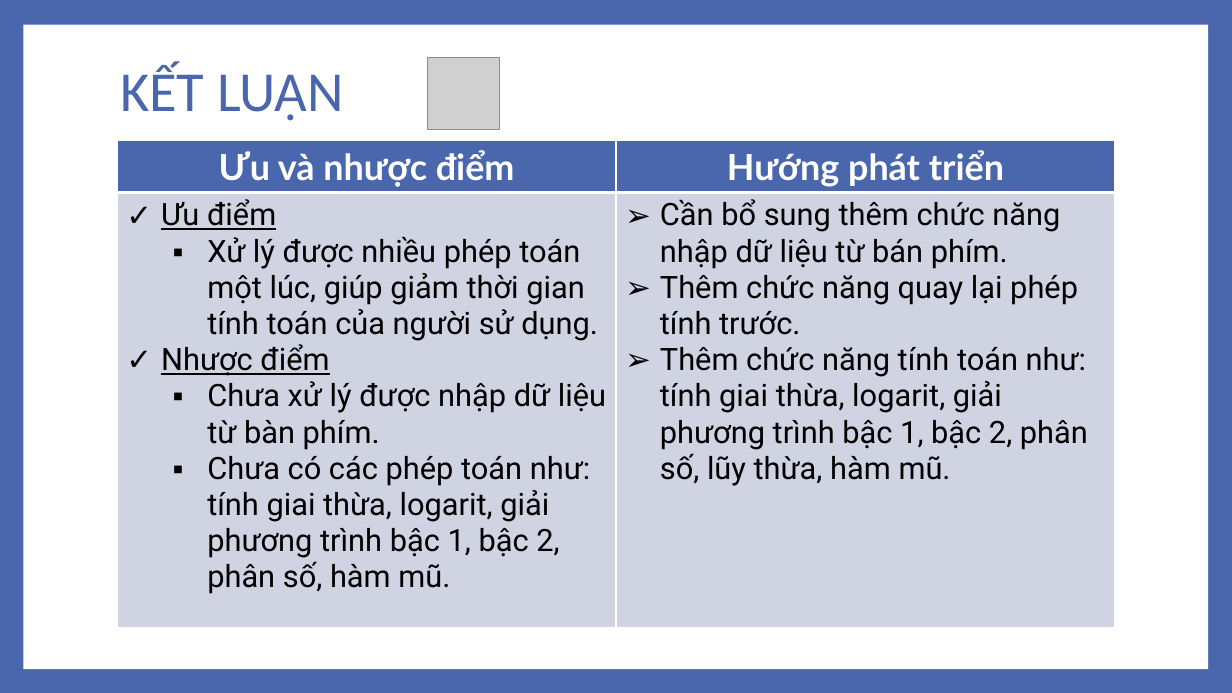
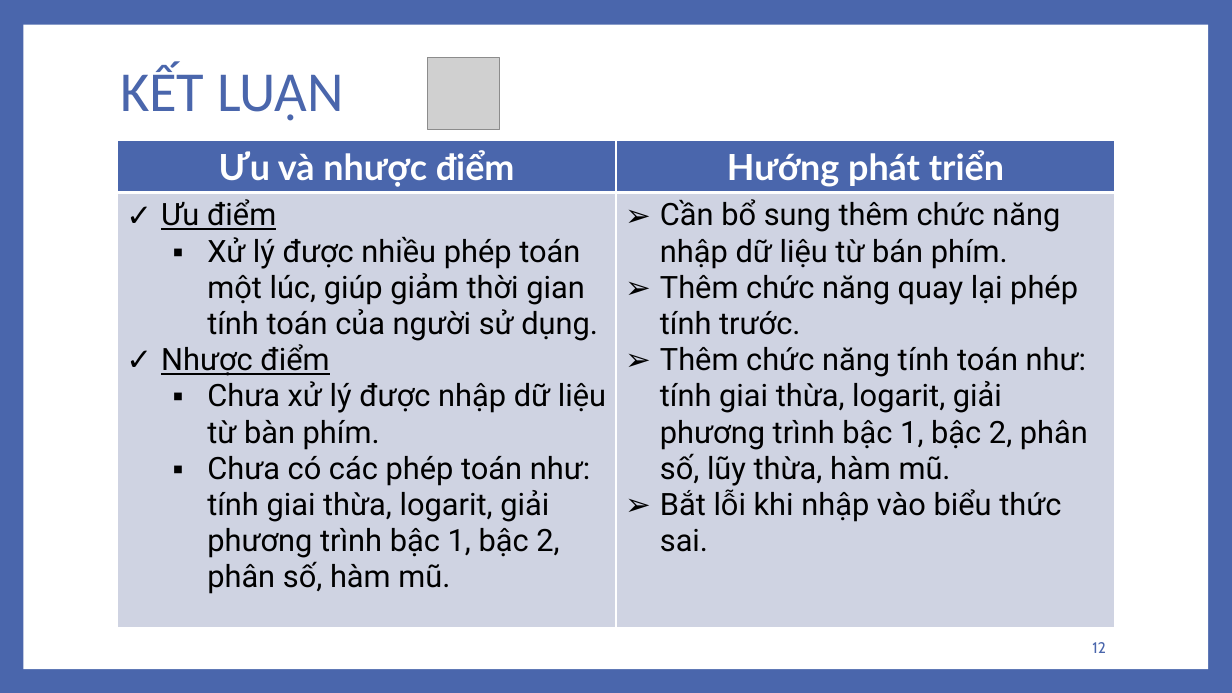
Before and after one commit to lehung0108/CauTrucDuLieu, a slide deck: slide 12 of Documents/XÂY DỰNG ỨNG DỤNG CALCULATOR.pptx (slide 13 before the commit). Drawn at 1232x693 pixels with LibreOffice and Linux fonts; fonts in the diff are those of the drawing; grey boxes stand for pictures. Boxes give left, top, right and bottom in pixels: in the first picture for what was removed or moved away, otherwise in the second. Text is boxed around its words. In the diff, an @@ line names an element or a change of style, - is before the commit and + after.

```diff
--- a/Documents/XÂY DỰNG ỨNG DỤNG CALCULATOR.pptx
+++ b/Documents/XÂY DỰNG ỨNG DỤNG CALCULATOR.pptx
@@ table at [117, 140, 1116, 637] @@
-row 2, column 2: Cần bổ sung thêm chức năng nhập dữ liệu từ bán phím. / Thêm chức năng quay lại phép tính trước. / Thêm chức năng tính toán như: tính giai thừa, logarit, giải phương trình bậc 1, bậc 2, phân số, lũy thừa, hàm mũ.
+row 2, column 2: Cần bổ sung thêm chức năng nhập dữ liệu từ bán phím. / Thêm chức năng quay lại phép tính trước. / Thêm chức năng tính toán như: tính giai thừa, logarit, giải phương trình bậc 1, bậc 2, phân số, lũy thừa, hàm mũ. / Bắt lỗi khi nhập vào biểu thức sai.
@@ page number added at [1092, 642, 1106, 653], 12 pt, text #4A66AC @@
+12
```
Also in this commit, not shown: 10 other slides changed, 2 slides added, 3 slides removed, 2 other files.
